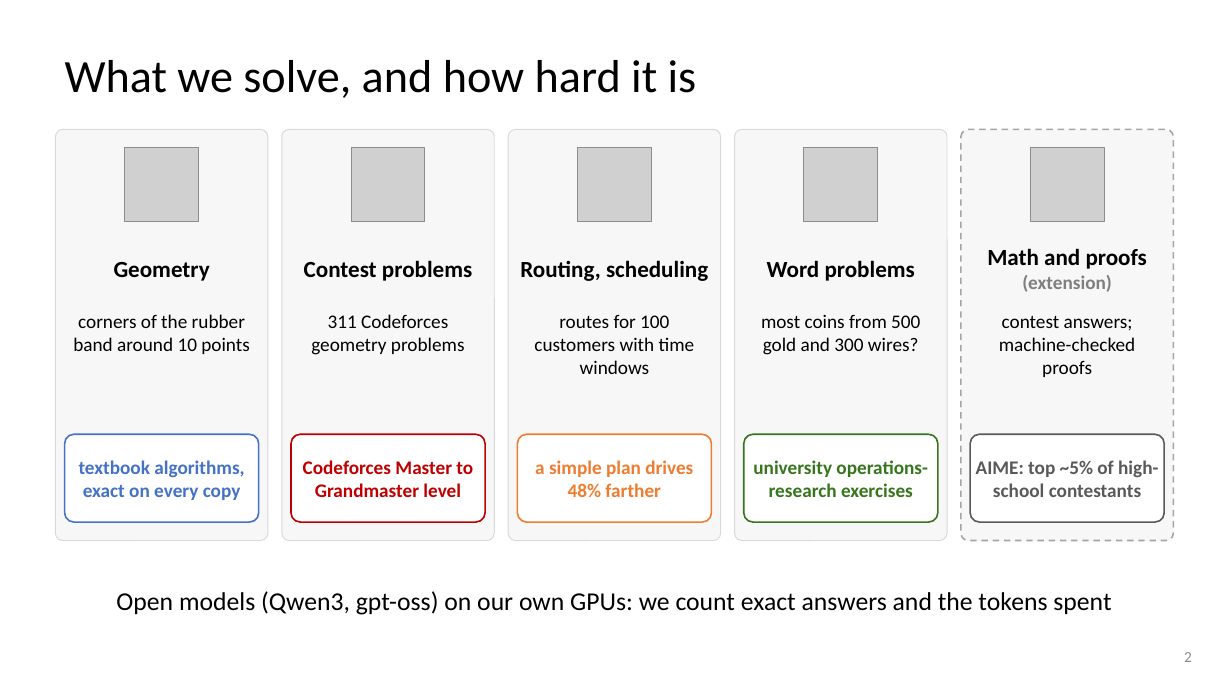
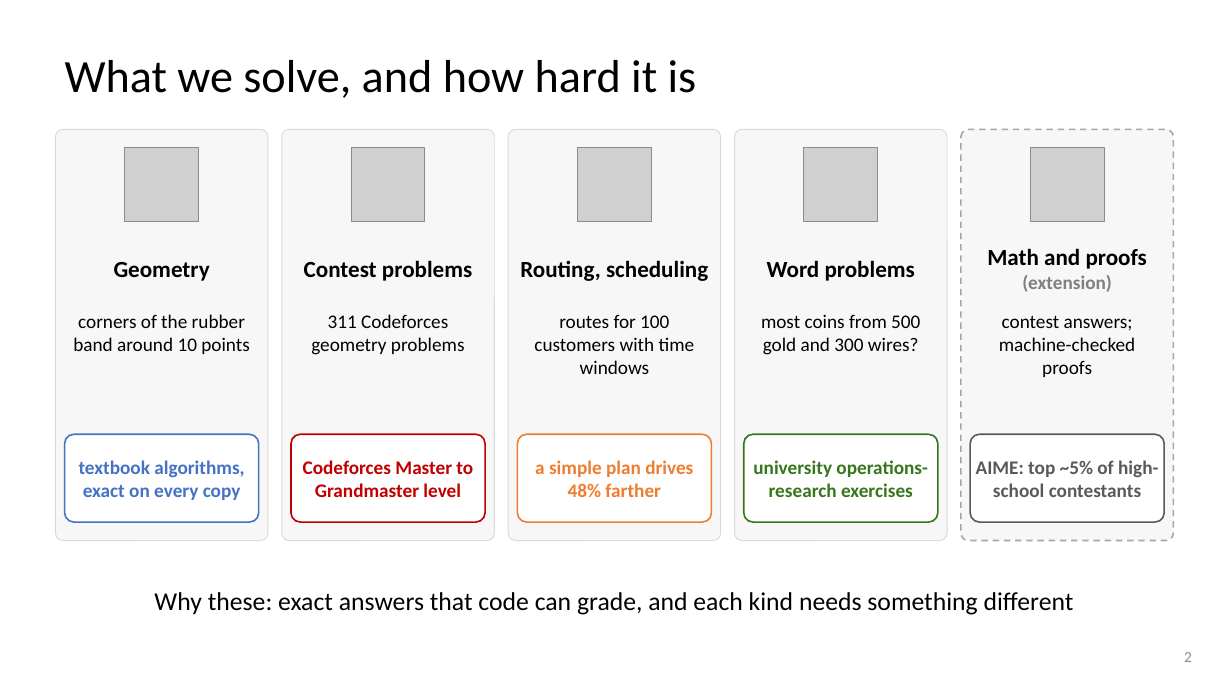
Before and after one commit to dlwns147/CSED490E_Project_Team5, a slide deck: slide 2 of Proposal_Team5.pptx. Drawn at 1232x693 pixels with LibreOffice and Linux fonts; fonts in the diff are those of the drawing; grey boxes stand for pictures. Boxes give left, top, right and bottom in pixels: in the first picture for what was removed or moved away, otherwise in the second. Text is boxed around its words. In the diff, an @@ line names an element or a change of style, - is before the commit and + after.

```diff
--- a/Proposal_Team5.pptx
+++ b/Proposal_Team5.pptx
@@ text at [154,592,1074,615]: text changed @@
-Open models (Qwen3, gpt-oss) on our own GPUs: we count exact answers and the tokens spent
+Why these: exact answers that code can grade, and each kind needs something different
```
Also in this commit, not shown: 4 other slides changed, 1 slide added, 4 other files.
